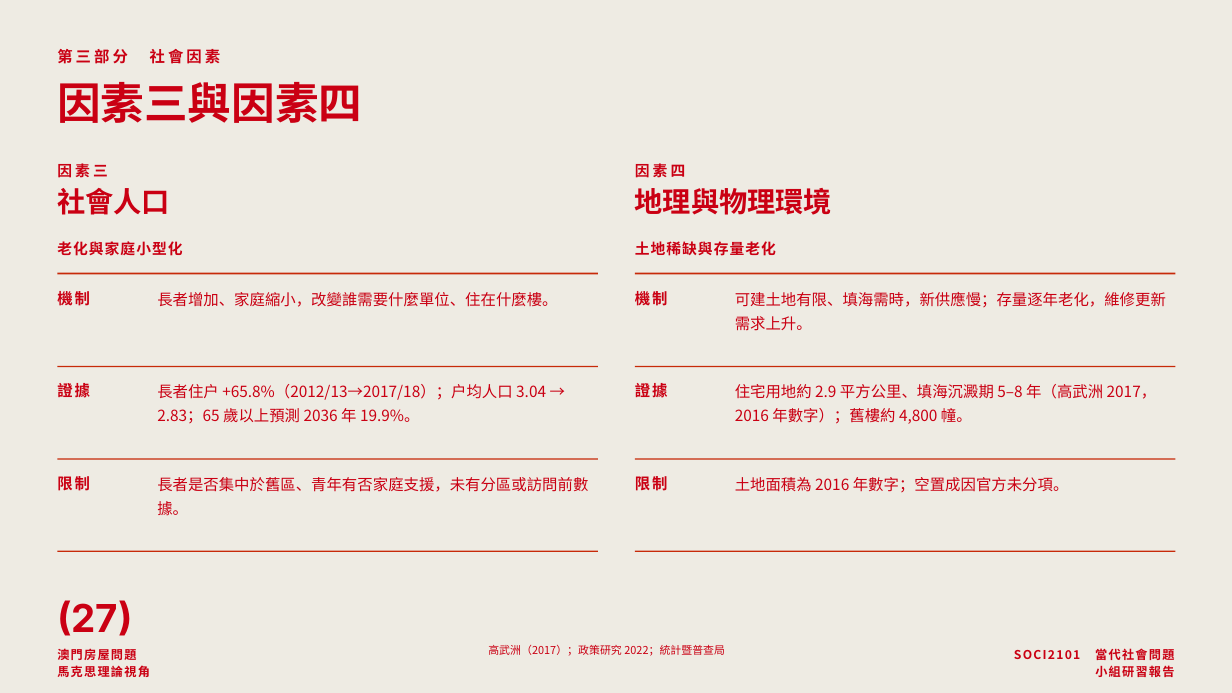
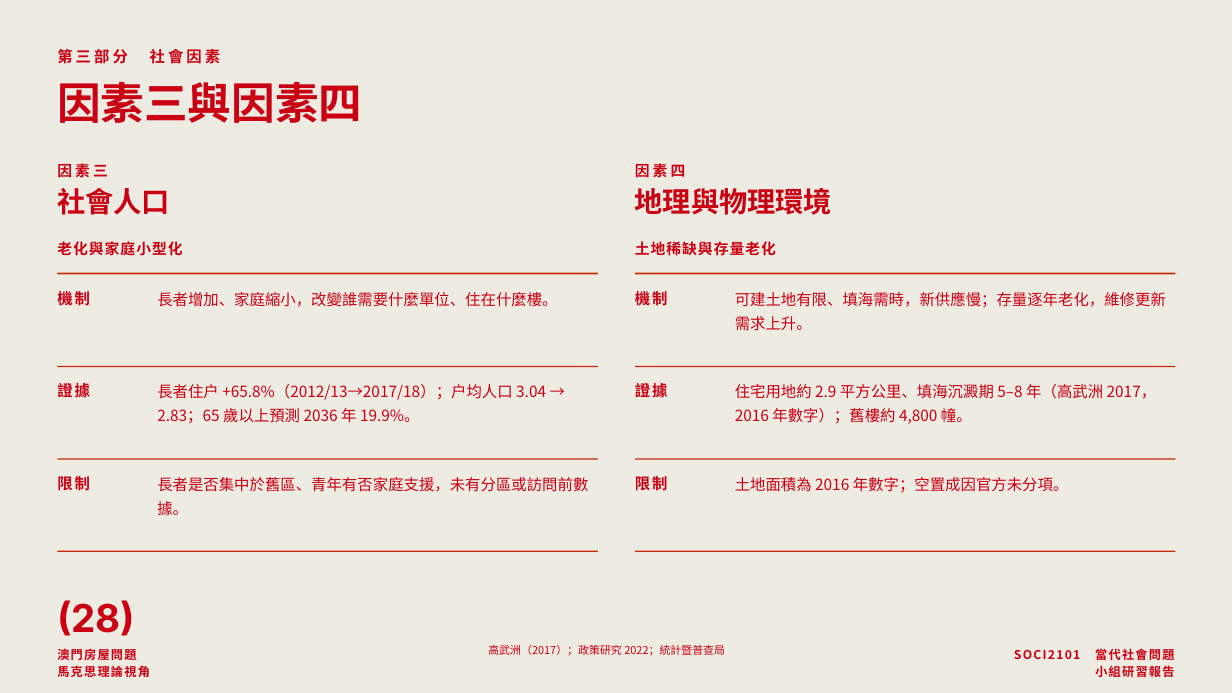
Before and after one commit to lammkiii/-, a slide deck: slide 28 of macau-housing-report/澳門房屋問題-小組研習報告.pptx (slide 27 before the commit). Drawn at 1232x693 pixels with LibreOffice and Linux fonts; fonts in the diff are those of the drawing. Boxes give left, top, right and bottom in pixels: in the first picture for what was removed or moved away, otherwise in the second. Text is boxed around its words. In the diff, an @@ line names an element or a change of style, - is before the commit and + after.

```diff
--- a/macau-housing-report/澳門房屋問題-小組研習報告.pptx
+++ b/macau-housing-report/澳門房屋問題-小組研習報告.pptx
@@ text at bbox=[57, 600, 135, 636]: text changed @@
-(27)
+(28)
```
Also in this commit, not shown: 17 other slides changed, 5 slides added, 2 slides removed, 3 other files.
